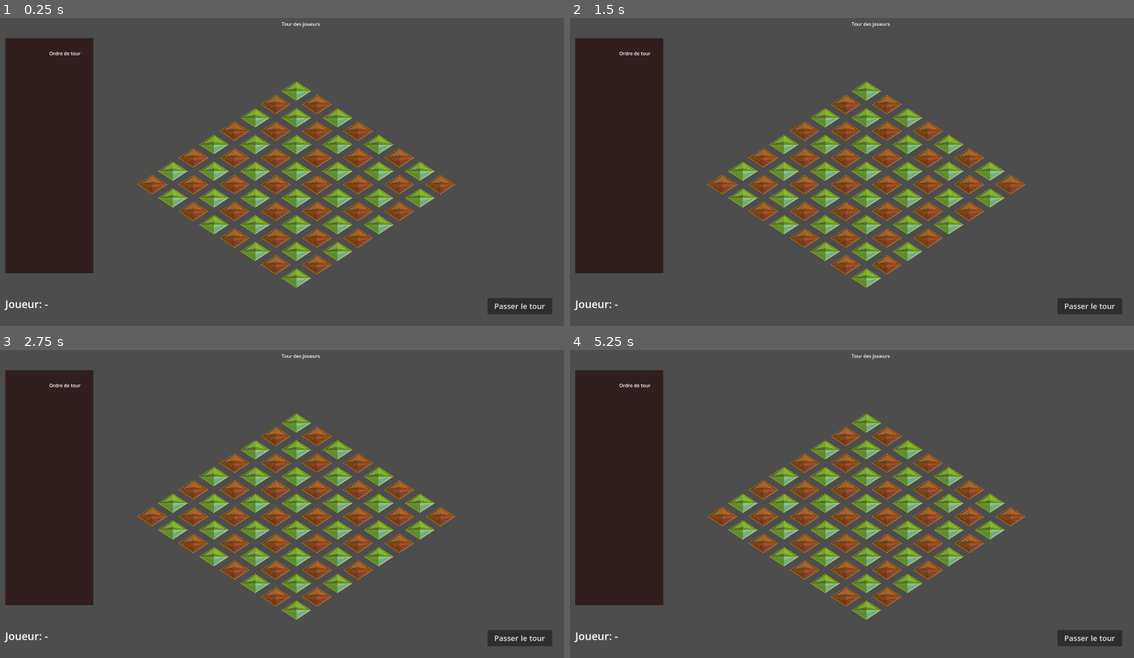
Above: before the commit, frames 1-4 (two rows, left to right).
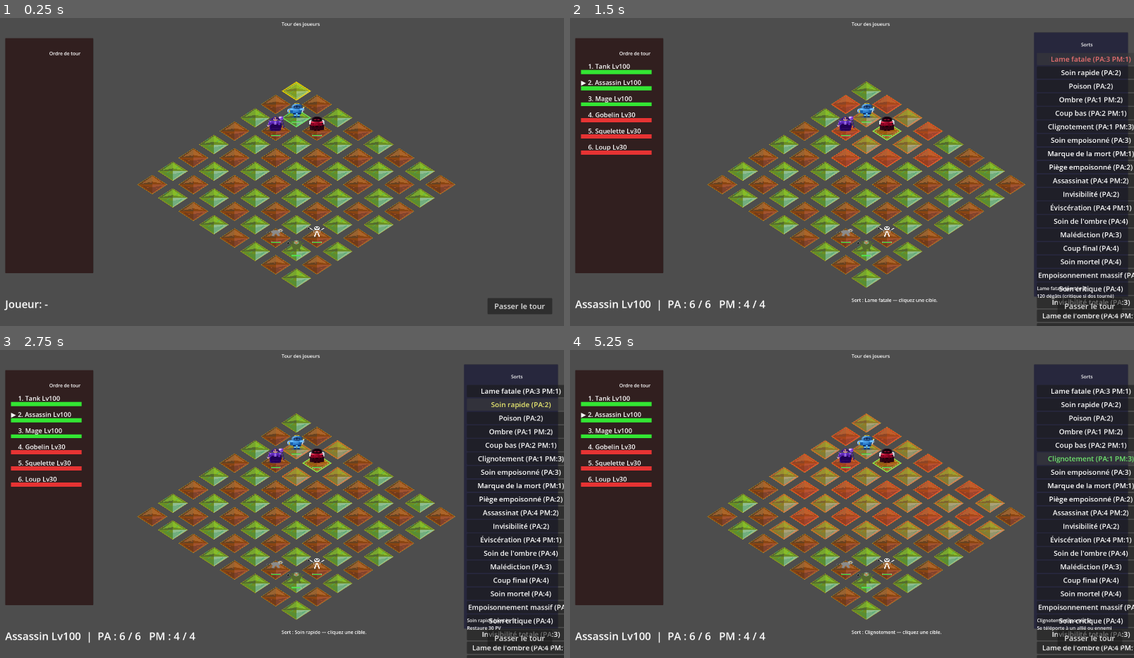
Above: after the commit, the same moments.

Repository: CharlieG42/Zimut
Game: Godot game, scene res://scenes/Main.tscn
Two runs of this game, one before a commit and one after it. Both use one fixed random seed, a clock stepped at 60 frames per second and the inputs below.
Inputs (mouse positions are in pixels of both pictures, inside the frame that each line leads up to):
- Up to frame 1 (0.25 s): no input
- Up to frame 2 (1.5 s): click "Passer le tour" at 0.5 s; click (1088, 58) at 1.25 s, where only the run after the commit has a clickable "Lame fatale (PA:3 PM:1)"
- Up to frame 3 (2.75 s): click (518, 405) at 2 s, where only the run after the commit has a clickable "Soin rapide (PA:2)"
- Up to frame 4 (5.25 s): click (1088, 417) at 2.75 s, where only the run after the commit has a clickable "Poison (PA:2)"; click (1088, 430) at 3.5 s, where only the run after the commit has a clickable "Ombre (PA:1 PM:2)"; click (1088, 445) at 4.25 s, where only the run after the commit has a clickable "Coup bas (PA:2 PM:1)"; click (1088, 457) at 5 s, where only the run after the commit has a clickable "Clignotement (PA:1 PM:3)"

The runs differ from the first frame. In frame 1, 0.6% of the frame differs, in the area x 47-58%, y 20-78%; in frame 2, 19%; in frame 3, 18%; in frame 4, 23%, in the area x 0-100%, y 4-100%.
Error before the commit: Invalid access of index '0' on a base object of type: 'Array'. (res://scripts/GridManager.gd:163)

Commit message:
Adjust grid to 8x8 with larger tiles (140x140)
- Changed GRID_SIZE from 10 to 8
- Changed CELL_SIZE from 100x100 to 140x140
- Adjusted CELL_HALF_OFFSET from 50,50 to 70,70
- Updated player positions: (1,1), (2,1), (1,2)
- Updated enemy positions: (6,6), (6,5), (5,6)
- Modified Cell.gd, GameManager.gd, GridManager.gd

This provides better visibility on mobile devices.

Co-authored-by: CharlieG42 <CharlieG42@users.noreply.github.com>

Diff:
--- a/prototype/Godot_iso/project.godot
+++ b/prototype/Godot_iso/project.godot
@@ -19,7 +19,7 @@
 [autoload]
 
 GameManager="*res://scripts/GameManager.gd"
-DatabaseManager="*res://scripts/DatabaseManager.gd"
+DataLoader="*res://scripts/DataLoader.gd"
 
 [display]
 
--- a/prototype/Godot_iso/scripts/GameManager.gd
+++ b/prototype/Godot_iso/scripts/GameManager.gd
@@ -119,22 +119,17 @@
 
 
 func _ready() -> void:
-	# Essayer DatabaseManager d'abord, puis DataLoader pour la rétrocompatibilité
-	var db_manager: Node = get_node_or_null("/root/DatabaseManager")
 	var data_loader: Node = get_node_or_null("/root/DataLoader")
-
-	var manager: Node = db_manager if db_manager != null else data_loader
-
-	if manager == null:
-		push_error("DatabaseManager/DataLoader autoload introuvable — vérifier project.godot")
+	if data_loader == null:
+		push_error("DataLoader autoload introuvable — vérifier project.godot")
 		_init_with_fallback_data()
 		return
 
-	if manager.data_loaded:
+	if data_loader.data_loaded:
 		_on_data_loaded()
 	else:
-		if not manager.data_loaded_successfully.is_connected(_on_data_loaded):
-			manager.data_loaded_successfully.connect(_on_data_loaded)
+		if not data_loader.data_loaded_successfully.is_connected(_on_data_loaded):
+			data_loader.data_loaded_successfully.connect(_on_data_loaded)
 
 
 func _on_data_loaded() -> void:
@@ -160,11 +155,6 @@
 # ── Accesseurs DataLoader (retour Array explicite) ──────────────────────────
 
 func get_classes_data() -> Array:
-	# Essayer DatabaseManager d'abord, puis DataLoader pour la rétrocompatibilité
-	var db_manager: Node = get_node_or_null("/root/DatabaseManager")
-	if db_manager:
-		return db_manager.classes_data
-
 	var dl: Node = get_node_or_null("/root/DataLoader")
 	if dl:
 		return dl.classes_data
@@ -172,11 +162,6 @@
 
 
 func get_spells_data() -> Array:
-	# Essayer DatabaseManager d'abord, puis DataLoader pour la rétrocompatibilité
-	var db_manager: Node = get_node_or_null("/root/DatabaseManager")
-	if db_manager:
-		return db_manager.spells_data
-
 	var dl: Node = get_node_or_null("/root/DataLoader")
 	if dl:
 		return dl.spells_data
@@ -184,11 +169,6 @@
 
 
 func get_enemies_data() -> Array:
-	# Essayer DatabaseManager d'abord, puis DataLoader pour la rétrocompatibilité
-	var db_manager: Node = get_node_or_null("/root/DatabaseManager")
-	if db_manager:
-		return db_manager.enemies_data
-
 	var dl: Node = get_node_or_null("/root/DataLoader")
 	if dl:
 		return dl.enemies_data
--- a/prototype/Godot_iso/scripts/UIManager.gd
+++ b/prototype/Godot_iso/scripts/UIManager.gd
@@ -17,7 +17,6 @@
 @onready var turn_order_container: Control = $TurnOrderPanel/TurnOrderContainer
 
 var game_manager
-var data_source_label: Label = null
 var end_turn_button: Button
 var spell_buttons: Array         = []
 var turn_order_labels: Array     = []
@@ -46,20 +45,6 @@
 	add_child(end_turn_button)
 	end_turn_button.pressed.connect(_on_end_turn_pressed)
 
-	# Créer le label pour la source des données si il n'existe pas
-	if data_source_label == null:
-		data_source_label = Label.new()
-		data_source_label.name = "DataSourceLabel"
-		data_source_label.position = Vector2(20, 20)
-		data_source_label.size = Vector2(1900, 40)
-		var db_settings := LabelSettings.new()
-		db_settings.font_size = 24
-		db_settings.font_color = Color(1, 0.5, 0)  # Orange pour visibilité
-		data_source_label.label_settings = db_settings
-		# data_source_label.horizontal_alignment = 0  # ALIGN_LEFT (par défaut)
-		data_source_label.visible = true
-		add_child(data_source_label)
-
 	if player_info_label:
 		var settings := LabelSettings.new()
 		settings.font_size = 36
@@ -80,11 +65,6 @@
 		game_manager.entity_moved.connect(_on_action_done)
 		game_manager.entity_attacked.connect(_on_entity_attacked_handler)
 		game_manager.spell_casted.connect(_on_spell_casted)
-
-	# Connexion au DatabaseManager pour afficher la source des données
-	var db_manager: Node = get_node_or_null("/root/DatabaseManager")
-	if db_manager and db_manager.has_signal("data_source_info"):
-		db_manager.data_source_info.connect(_on_data_source_info)
 
 
 # ─── Handlers signaux GameManager ──────────────────────────────────────────
@@ -159,13 +139,6 @@
 
 func hide_game_over_panel() -> void:
 	game_over_panel.visible = false
-
-
-func _on_data_source_info(source: String) -> void:
-	if data_source_label:
-		data_source_label.text = source
-		# Afficher temporairement dans le message label aussi
-		message_label.text = source
 
 
 func _on_action_done(_entity, _from: Vector2i, _to: Vector2i) -> void:
